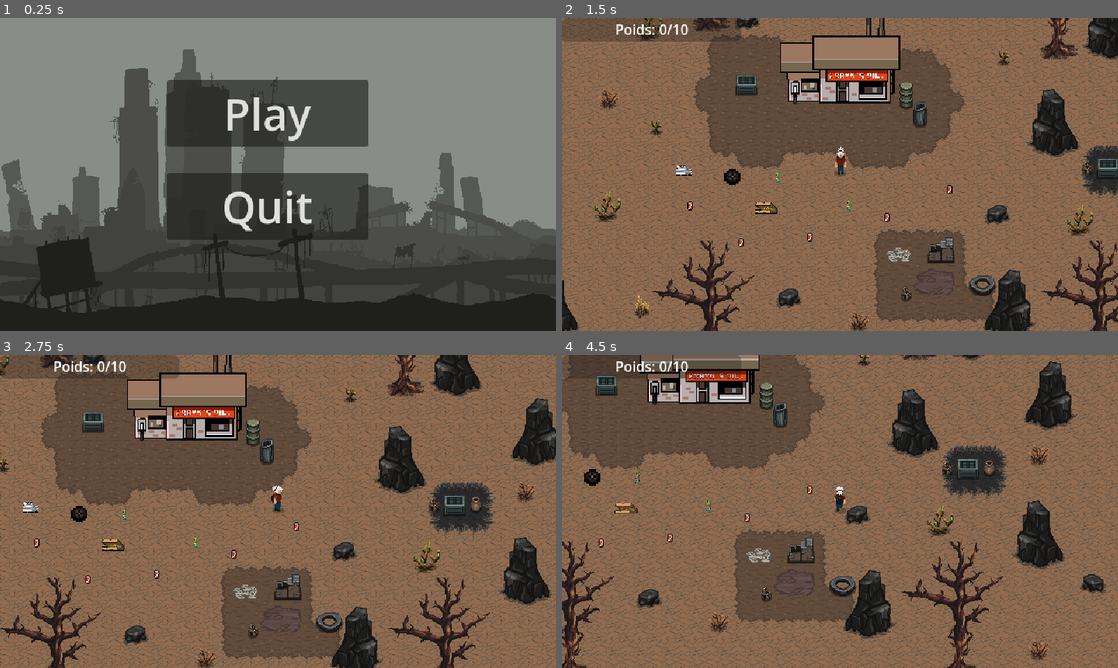
Above: before the commit, frames 1-4 (two rows, left to right).
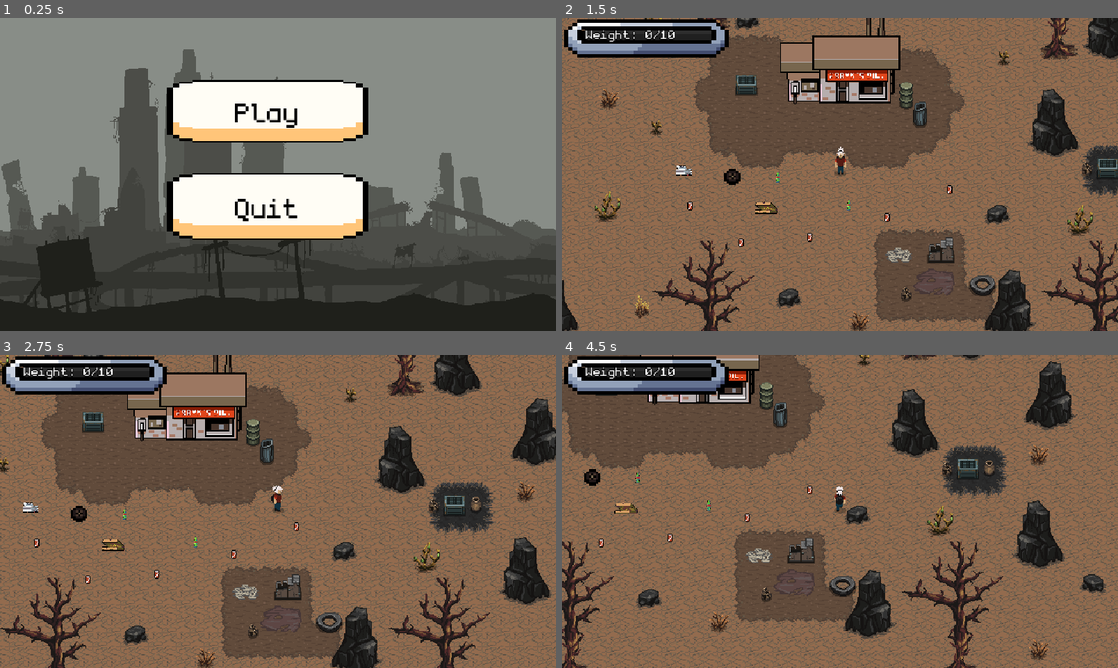
Above: after the commit, the same moments.

Repository: Sk1T/JeuDePolution
Game: Godot game, scene res://scene/menu.tscn
Two runs of this game, one before a commit and one after it. Both use one fixed random seed, a clock stepped at 60 frames per second and the inputs below.
Inputs:
- Up to frame 1 (0.25 s): no input
- Up to frame 2 (1.5 s): click "Play" at 0.5 s; click "START" at 1.25 s
- Up to frame 3 (2.75 s): tap Enter at 2 s; hold D (move_right) from 2.03 s (still down); hold E (interact) from 2.03 s (still down)
- Up to frame 4 (4.5 s): release D (move_right) at 2.78 s; release E (interact) at 2.78 s; hold S (move_down) 2.78-3.53 s; tap E (interact) at 2.85, 4.35 s; hold D (move_right) 3.53-4.28 s; hold E (interact) 3.53-4.28 s; hold W (move_up) from 4.28 s (still down)

The runs differ from the first frame. In frame 1, 15% of the frame differs, in the area x 30-67%, y 19-71%; in frame 2, 3.7%; in frame 3, 3.7%; in frame 4, 3.6%.

Commit message:
Added textures for the buttons, Esc menu and progress bar of weight

Diff:
--- a/project.godot
+++ b/project.godot
@@ -26,6 +26,10 @@
 [dotnet]
 
 project/assembly_name="2DTopDown_Polution"
+
+[gui]
+
+theme/custom="res://scene/main_theme_buttons.tres"
 
 [input]
 
--- a/scene/Trashe/UI_Weight.tscn
+++ b/scene/Trashe/UI_Weight.tscn
@@ -1,26 +1,45 @@
-[gd_scene load_steps=4 format=3 uid="uid://cotd1teuak74e"]
+[gd_scene load_steps=7 format=3 uid="uid://cotd1teuak74e"]
 
 [ext_resource type="Script" path="res://scene/Trashe/ui_weight.gd" id="1_8r6js"]
 [ext_resource type="Script" path="res://weight_label.gd" id="1_kdbfx"]
+[ext_resource type="Texture2D" uid="uid://bci8u4h6syfgx" path="res://Assets/04.png" id="2_e8xet"]
 
-[sub_resource type="StyleBoxFlat" id="StyleBoxFlat_vqdhn"]
-bg_color = Color(1, 1, 1, 1)
+[sub_resource type="AtlasTexture" id="AtlasTexture_jmbrg"]
+atlas = ExtResource("2_e8xet")
+region = Rect2(296.647, 132.965, 32.7928, 5.38084)
+margin = Rect2(3.885, 2.37, 0, 0)
+
+[sub_resource type="AtlasTexture" id="AtlasTexture_of3bw"]
+atlas = ExtResource("2_e8xet")
+region = Rect2(5.70649, 130.676, 38.3767, 11.777)
+
+[sub_resource type="AtlasTexture" id="AtlasTexture_w16ib"]
+atlas = ExtResource("2_e8xet")
+region = Rect2(57.0145, 164.643, 31.8841, 5.72279)
+margin = Rect2(3.55, -0.56, 0, 0)
 
 [node name="WeightUI" type="CanvasLayer"]
 script = ExtResource("1_8r6js")
 
-[node name="WeightBar" type="ProgressBar" parent="."]
-offset_right = 206.0
-offset_bottom = 27.0
-theme_override_styles/fill = SubResource("StyleBoxFlat_vqdhn")
+[node name="WeightBar" type="TextureProgressBar" parent="."]
+offset_left = 1.0
+offset_right = 357.0
+offset_bottom = 240.0
+scale = Vector2(5, 4)
 max_value = 10.0
 step = 0.1
-show_percentage = false
+texture_under = SubResource("AtlasTexture_jmbrg")
+texture_over = SubResource("AtlasTexture_of3bw")
+texture_progress = SubResource("AtlasTexture_w16ib")
+texture_progress_offset = Vector2(0, 2.585)
 
 [node name="WeightLabel" type="Label" parent="."]
-offset_left = 61.0
-offset_top = 1.0
-offset_right = 146.0
-offset_bottom = 24.0
-text = "Poids: 0/10"
+offset_left = 27.0
+offset_top = 8.0
+offset_right = 162.0
+offset_bottom = 32.0
+theme_override_colors/font_outline_color = Color(0, 0, 0, 1)
+theme_override_constants/outline_size = 3
+theme_override_font_sizes/font_size = 23
+text = "Weight: 0/10"
 script = ExtResource("1_kdbfx")
--- a/scene/Trashe/ui_weight.gd
+++ b/scene/Trashe/ui_weight.gd
@@ -13,18 +13,18 @@
 func update_weight(current: float, max_w: float):
 	var ratio = current/ max_w
 
-	label.text = "Poids: " + str(snapped(current, 0.1)) + " / " + str(max_w)
+	label.text = "Weight: " + str(snapped(current, 0.1)) + " / " + str(max_w)
 	bar.max_value = max_w
 	bar.value = current
 
 	if ratio >= 0.85:
-		bar.modulate = Color(1, 0, 0, 1)
-		label.add_theme_color_override("font_color", Color(0, 0, 0, 1))
+		bar.tint_progress = Color(1.0, 0.0, 0.0, 1.0)
+		label.add_theme_color_override("font_color",Color.WHITE)
 
 	elif ratio >= 0.5:
-		bar.modulate = Color(1, 1, 0, 1)
-		label.add_theme_color_override("font_color", Color(1, 0.5, 0, 1))
+		bar.tint_progress = Color(1.0, 1.0, 0.0, 1.0)
+		label.add_theme_color_override("font_color", Color.WHITE)
 
 	else:
-		bar.modulate = Color(0, 1, 0, 1)
-		label.add_theme_color_override("font_color", Color(1, 1, 1, 1))
+		bar.tint_progress = Color(0.0, 1.0, 0.0, 1.0)
+		label.add_theme_color_override("font_color", Color.WHITE)
--- a/scene/WinScreen/win_screen.tscn
+++ b/scene/WinScreen/win_screen.tscn
@@ -1,26 +1,7 @@
-[gd_scene load_steps=9 format=3 uid="uid://b4wkkp3tfk5td"]
+[gd_scene load_steps=3 format=3 uid="uid://b4wkkp3tfk5td"]
 
 [ext_resource type="Script" path="res://scene/WinScreen/win_screen.gd" id="1_rw885"]
 [ext_resource type="PackedScene" uid="uid://0y6imfkbh0wp" path="res://scene/WinScreen/bg_win_screen.tscn" id="2_6g2vx"]
-[ext_resource type="Texture2D" uid="uid://ceoryeyn4jfyt" path="res://Assets/png/Button/Rect/Fill/Hover.png" id="3_xb5pi"]
-[ext_resource type="Texture2D" uid="uid://cw56r0jywlewy" path="res://Assets/png/Button/Rect/Fill/Default.png" id="4_gv7cs"]
-
-[sub_resource type="StyleBoxTexture" id="StyleBoxTexture_x4n1e"]
-content_margin_right = 1.0
-content_margin_bottom = 12.0
-texture = ExtResource("3_xb5pi")
-
-[sub_resource type="StyleBoxTexture" id="StyleBoxTexture_mb8re"]
-content_margin_bottom = 12.0
-texture = ExtResource("4_gv7cs")
-
-[sub_resource type="StyleBoxTexture" id="StyleBoxTexture_824d6"]
-content_margin_bottom = 15.0
-texture = ExtResource("3_xb5pi")
-
-[sub_resource type="StyleBoxTexture" id="StyleBoxTexture_gugwr"]
-content_margin_bottom = 15.0
-texture = ExtResource("4_gv7cs")
 
 [node name="WinScreen" type="Node2D"]
 script = ExtResource("1_rw885")
@@ -33,14 +14,10 @@
 
 [node name="main menu" type="Button" parent="."]
 offset_left = 214.0
-offset_top = 63.0
+offset_top = 61.0
 offset_right = 470.0
-offset_bottom = 154.0
-theme_override_colors/font_hover_color = Color(0.356953, 0.193518, 0.162169, 1)
-theme_override_colors/font_color = Color(0.507609, 0.317059, 0.282788, 1)
-theme_override_font_sizes/font_size = 28
-theme_override_styles/hover = SubResource("StyleBoxTexture_x4n1e")
-theme_override_styles/normal = SubResource("StyleBoxTexture_mb8re")
+offset_bottom = 152.0
+theme_override_font_sizes/font_size = 44
 text = "Return to menu
 "
 
@@ -49,11 +26,7 @@
 offset_top = 197.0
 offset_right = 477.0
 offset_bottom = 297.0
-theme_override_colors/font_hover_pressed_color = Color(0.537255, 0.443137, 0.415686, 1)
-theme_override_colors/font_color = Color(0.505882, 0.317647, 0.282353, 1)
-theme_override_font_sizes/font_size = 30
-theme_override_styles/hover = SubResource("StyleBoxTexture_824d6")
-theme_override_styles/normal = SubResource("StyleBoxTexture_gugwr")
+theme_override_font_sizes/font_size = 60
 text = "Quit"
 
 [node name="ParallaxBackground" parent="." instance=ExtResource("2_6g2vx")]
--- /dev/null
+++ b/scene/main_theme_buttons.tres
@@ -0,0 +1,28 @@
+[gd_resource type="Theme" load_steps=8 format=3 uid="uid://yv7v8oqwwxbq"]
+
+[ext_resource type="Texture2D" uid="uid://cc2kkl8jw0mxu" path="res://Assets/Sprites/UI_Flat_Button02a_3.png" id="1_0450f"]
+[ext_resource type="Texture2D" uid="uid://cyyfuhy1bnfce" path="res://Assets/Sprites/UI_Flat_Button02a_4.png" id="2_yf4rx"]
+[ext_resource type="Texture2D" uid="uid://baccs5lh6hl56" path="res://Assets/Sprites/UI_Flat_Button02a_1.png" id="3_ifp20"]
+[ext_resource type="FontFile" uid="uid://bolkmogvo0ynr" path="res://scene/monogram.ttf" id="4_v63bn"]
+
+[sub_resource type="StyleBoxTexture" id="StyleBoxTexture_7eept"]
+texture = ExtResource("1_0450f")
+
+[sub_resource type="StyleBoxTexture" id="StyleBoxTexture_ftrae"]
+texture = ExtResource("2_yf4rx")
+
+[sub_resource type="StyleBoxTexture" id="StyleBoxTexture_pkoib"]
+texture = ExtResource("3_ifp20")
+
+[resource]
+default_font = ExtResource("4_v63bn")
+default_font_size = 30
+Button/colors/font_color = Color(0.0142753, 0.0142752, 0.0142752, 1)
+Button/colors/font_disabled_color = Color(0, 0, 0, 0.5)
+Button/colors/font_focus_color = Color(0, 0, 0, 1)
+Button/colors/font_hover_color = Color(0.336606, 0.336608, 0.336608, 1)
+Button/colors/font_hover_pressed_color = Color(0, 0, 0, 1)
+Button/colors/font_pressed_color = Color(0.553505, 0.144723, 0.155476, 1)
+Button/styles/hover = SubResource("StyleBoxTexture_7eept")
+Button/styles/normal = SubResource("StyleBoxTexture_ftrae")
+Button/styles/pressed = SubResource("StyleBoxTexture_pkoib")
--- a/scene/pause_menu.tscn
+++ b/scene/pause_menu.tscn
@@ -1,13 +1,13 @@
-[gd_scene load_steps=2 format=3 uid="uid://djnubjkl0rtex"]
+[gd_scene load_steps=3 format=3 uid="uid://djnubjkl0rtex"]
 
 [ext_resource type="Script" path="res://pause_menu.gd" id="1_mgc70"]
+[ext_resource type="Texture2D" uid="uid://bkdb6w4ulwuhf" path="res://Assets/Sprites/UI_Flat_Banner03a.png" id="2_ahypr"]
 
 [node name="PauseMenu" type="CanvasLayer"]
 process_mode = 3
 script = ExtResource("1_mgc70")
 
-[node name="Background" type="ColorRect" parent="."]
-modulate = Color(0, 0, 0, 0.376471)
+[node name="Background" type="TextureRect" parent="."]
 anchors_preset = 13
 anchor_left = 0.5
 anchor_right = 0.5
@@ -18,23 +18,18 @@
 offset_bottom = -36.0
 grow_horizontal = 2
 grow_vertical = 2
+texture = ExtResource("2_ahypr")
 
 [node name="VBoxContainer" type="VBoxContainer" parent="Background"]
 top_level = true
 layout_mode = 0
-offset_left = 256.0
-offset_top = 94.0
-offset_right = 405.0
-offset_bottom = 235.0
+offset_left = 268.0
+offset_top = 129.0
+offset_right = 406.0
+offset_bottom = 273.0
 
 [node name="ContinueButton" type="Button" parent="Background/VBoxContainer"]
 layout_mode = 2
-theme_override_colors/font_hover_pressed_color = Color(1, 1, 1, 1)
-theme_override_colors/font_hover_color = Color(1, 1, 1, 1)
-theme_override_colors/font_pressed_color = Color(1, 1, 1, 1)
-theme_override_colors/font_focus_color = Color(1, 1, 1, 1)
-theme_override_colors/font_color = Color(1, 1, 1, 1)
-theme_override_colors/font_outline_color = Color(1, 1, 1, 1)
 text = "Continue"
 
 [node name="Quit" type="Button" parent="Background/VBoxContainer"]
--- a/scene/pop_up_window.tscn
+++ b/scene/pop_up_window.tscn
@@ -1,6 +1,10 @@
-[gd_scene load_steps=2 format=3 uid="uid://cdbsvorv2w2ti"]
+[gd_scene load_steps=4 format=3 uid="uid://cdbsvorv2w2ti"]
 
 [ext_resource type="Script" path="res://scene/pop_up_window.gd" id="1_nf25k"]
+[ext_resource type="Texture2D" uid="uid://bb33lo1yarxc8" path="res://Assets/Sprites/UI_Flat_Banner01a.png" id="2_wjtn1"]
+
+[sub_resource type="StyleBoxTexture" id="StyleBoxTexture_15uol"]
+texture = ExtResource("2_wjtn1")
 
 [node name="RulesLayer" type="Control"]
 process_mode = 3
@@ -37,16 +41,19 @@
 offset_bottom = 125.0
 grow_horizontal = 2
 grow_vertical = 2
+theme_override_styles/panel = SubResource("StyleBoxTexture_15uol")
 
 [node name="Label" type="Label" parent="Panel"]
 layout_mode = 0
-offset_left = 15.0
-offset_top = 14.0
-offset_right = 484.0
-offset_bottom = 193.0
-text = "Ce jeu a pour but de nettoyer la nature et de ramasser les déchets !
-Vous devez ramasser et recycler les déchets.
-Le jeu sera terminé lorsque vous aurez recyclé une quantité suffisante de déchets."
+offset_left = 68.0
+offset_top = 64.0
+offset_right = 442.0
+offset_bottom = 198.0
+theme_override_colors/font_color = Color(0, 0, 0, 1)
+theme_override_font_sizes/font_size = 25
+text = "The goal of this game is to clean up the environment and pick up trash!
+You must pick up and recycle the trash.
+The game will end once you have recycled enough trash."
 horizontal_alignment = 1
 vertical_alignment = 1
 autowrap_mode = 2
Binary file added: Assets/04.png
Not shown, added: Assets/04.png.import
Binary file added: Assets/Sprites/UI_Flat_Banner01a.png
Not shown, added: Assets/Sprites/UI_Flat_Banner01a.png.import
Binary file added: Assets/Sprites/UI_Flat_Banner02a.png
Not shown, added: Assets/Sprites/UI_Flat_Banner02a.png.import
Binary file added: Assets/Sprites/UI_Flat_Banner03a.png
Not shown, added: Assets/Sprites/UI_Flat_Banner03a.png.import
Binary file added: Assets/Sprites/UI_Flat_Banner04a.png
Not shown, added: Assets/Sprites/UI_Flat_Banner04a.png.import
Binary file added: Assets/Sprites/UI_Flat_Bar01a.png
Not shown, added: Assets/Sprites/UI_Flat_Bar01a.png.import
(and 188 more such lines)
